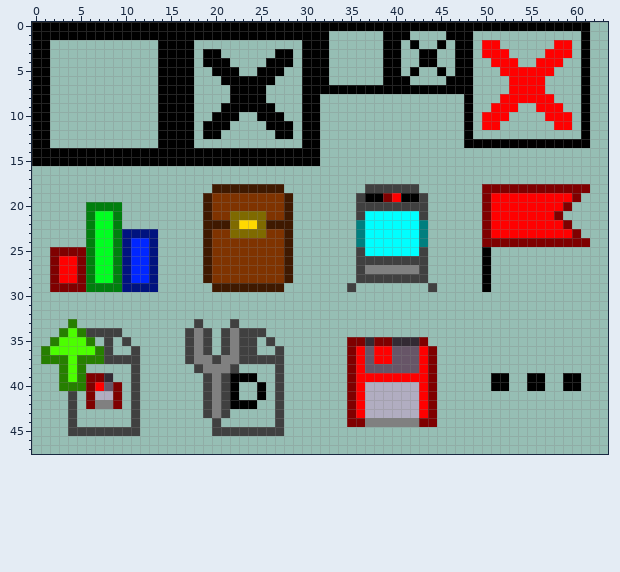
File history of a pixel-art sprite, src/com/leo/cse/frontend/ui.png. The first picture shows the starting point.
The file is 64x48 pixels.
And afterwards:
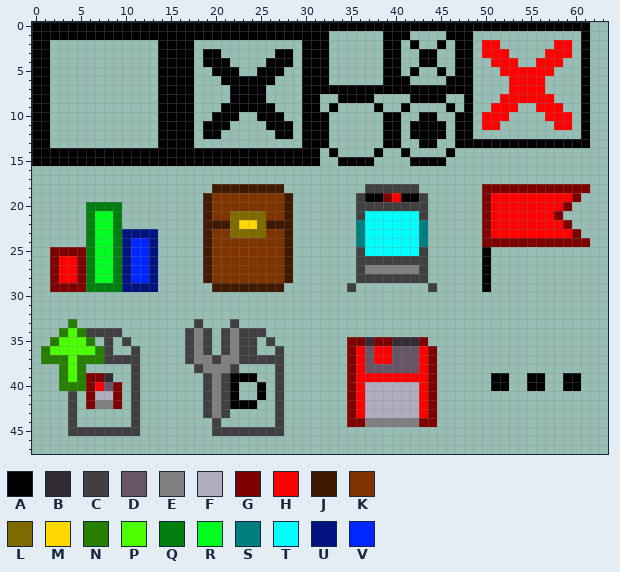
Palette (. is transparent): A #000000  B #332a33  C #404040  D #675567  E #808080  F #b1adc1  G #7f0000  H #ff0000  J #3f1900  K #7f3300  L #7f6a00  M #ffd800  N #267f00  P #4cff00  Q #007f0e  R #00ff21  S #007f7f  T #00ffff  U #00137f  V #0026ff
The edit:
Changed rows in their new state; - is an unchanged pixel.
first column x 32:
 8 --AAAA----AAAA--
 9 -A----A--A----A-
10 A------AA--AA--A
11 A------AA-AAAA-A
12 A------AA-AAAA-A
13 A------AA--AA--A
14 -A----A--A----A-
15 --AAAA----AAAA--
Where, in picture pixels (left, top, right, bottom), the same in both pictures:
added: (320, 94, 464, 166)
